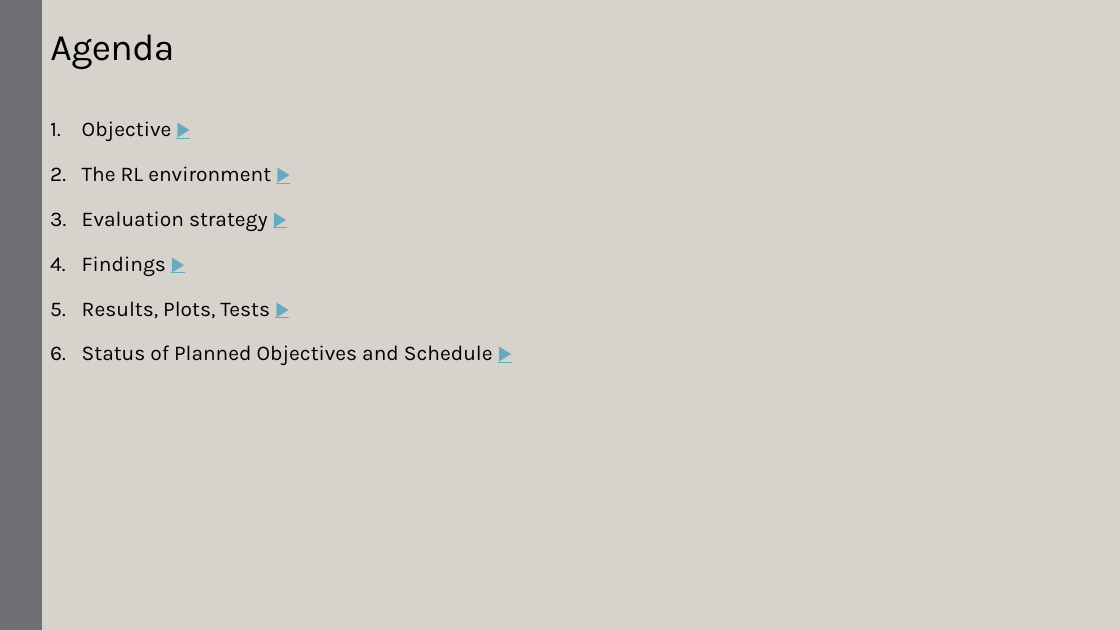
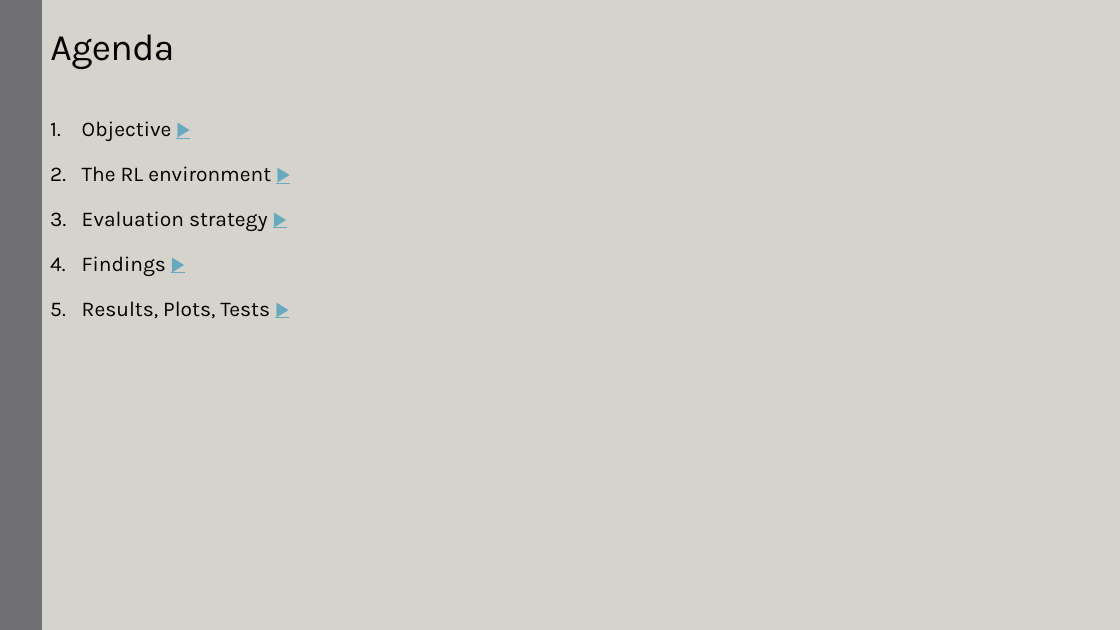
Before and after one commit to Rajesh-Siraskar/Empirical_Study_REINFORCE, a slide deck: slide 3 of presentation/RajeshSiraskar_HY_Presentation_19-Jul-2023.pptx. Drawn at 1120x630 pixels with LibreOffice and Linux fonts; fonts in the diff are those of the drawing. Boxes give left, top, right and bottom in pixels: in the first picture for what was removed or moved away, otherwise in the second. Text is boxed around its words. In the diff, an @@ line names an element or a change of style, - is before the commit and + after.

```diff
--- a/presentation/RajeshSiraskar_HY_Presentation_19-Jul-2023.pptx
+++ b/presentation/RajeshSiraskar_HY_Presentation_19-Jul-2023.pptx
@@ text at [82,345,493,365]: paragraph removed @@
-6. Status of Planned Objectives and Schedule ▶
```
Also in this commit, not shown: 2 other slides changed, 1 slide added, 1 slide removed, 2 other files.
